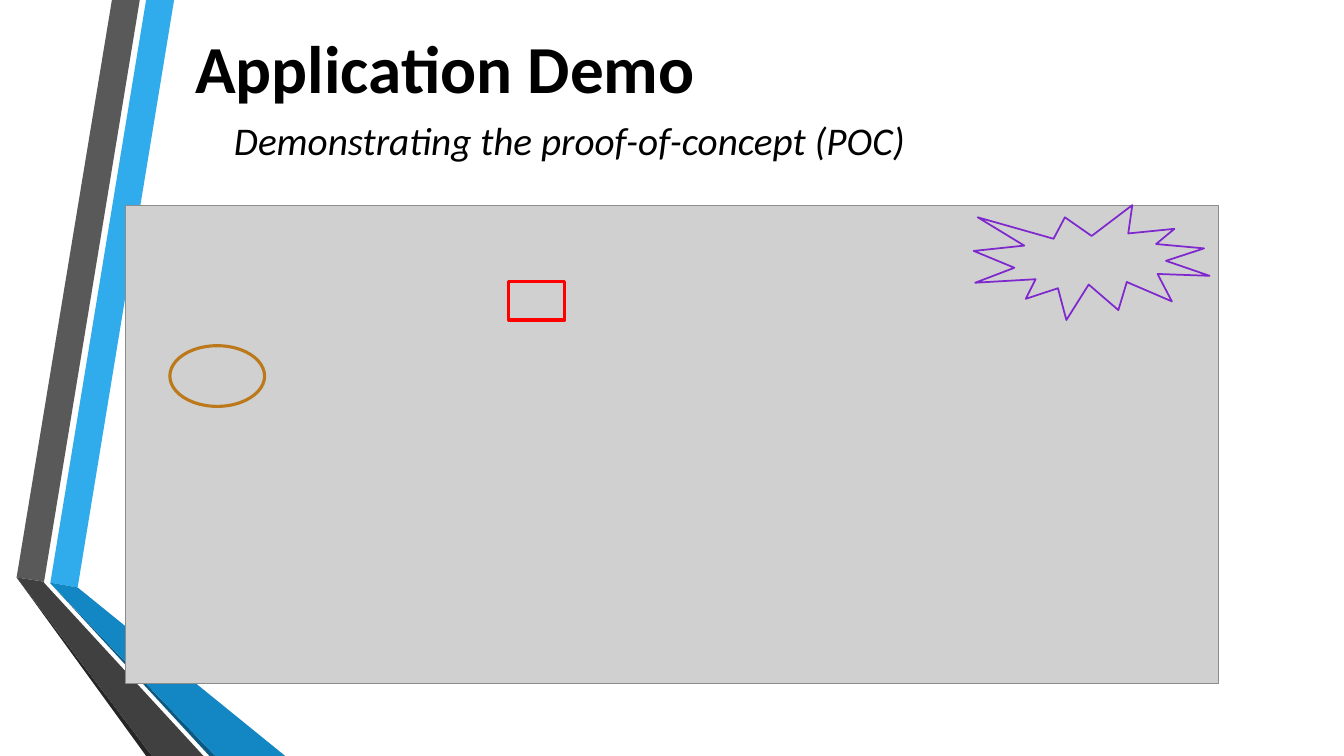
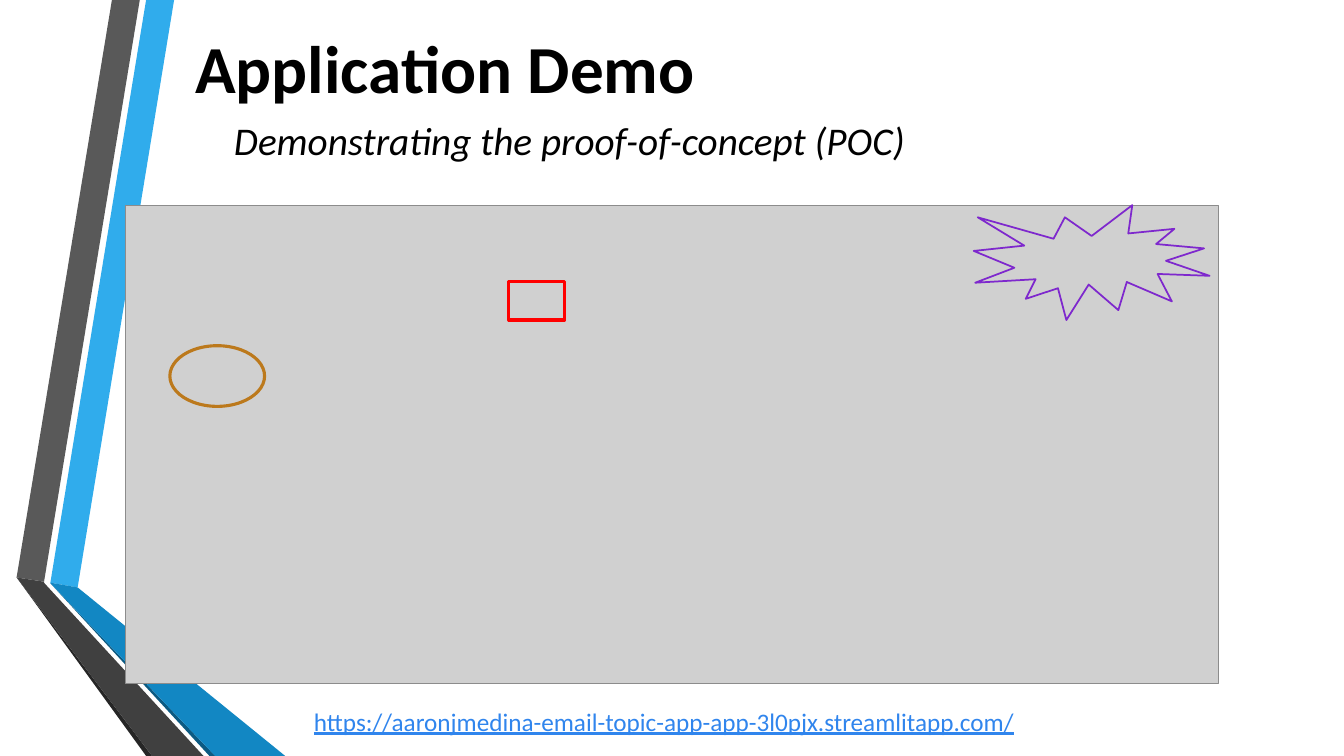
Before and after one commit to a-a-ron-12/email-topic-model, a slide deck: slide 8 of Email Inbox Overload.pptx. Drawn at 1344x756 pixels with LibreOffice and Linux fonts; fonts in the diff are those of the drawing; grey boxes stand for pictures; background and template pictures are left out. Boxes give left, top, right and bottom in pixels: in the first picture for what was removed or moved away, otherwise in the second. Text is boxed around its words. In the diff, an @@ line names an element or a change of style, - is before the commit and + after.

```diff
--- a/Email Inbox Overload.pptx
+++ b/Email Inbox Overload.pptx
@@ text added at (314, 713, 1014, 736), 18 pt, text #3085ED, underline @@
+https://aaronjmedina-email-topic-app-app-3l0pjx.streamlitapp.com/
```
